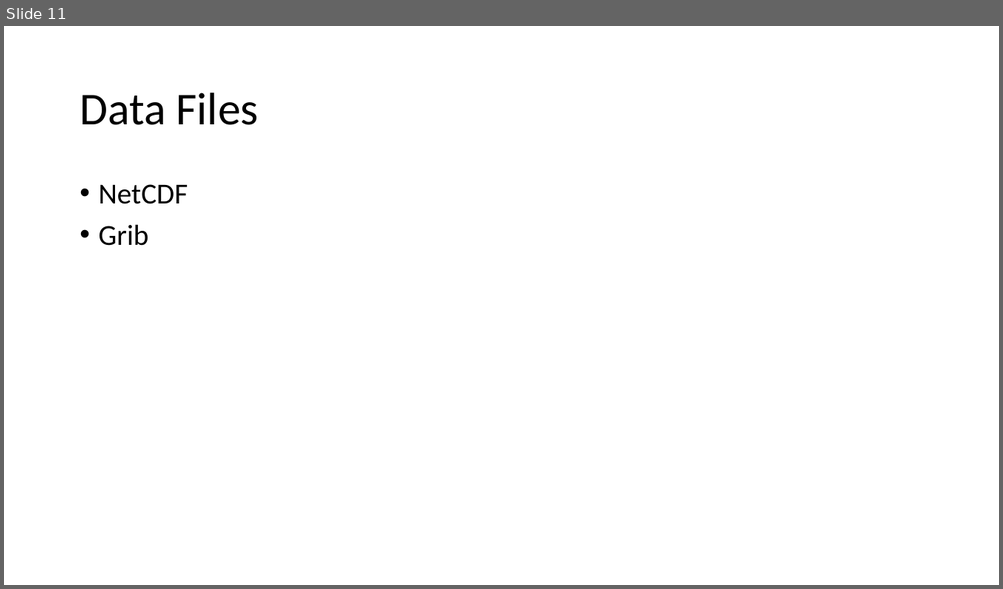
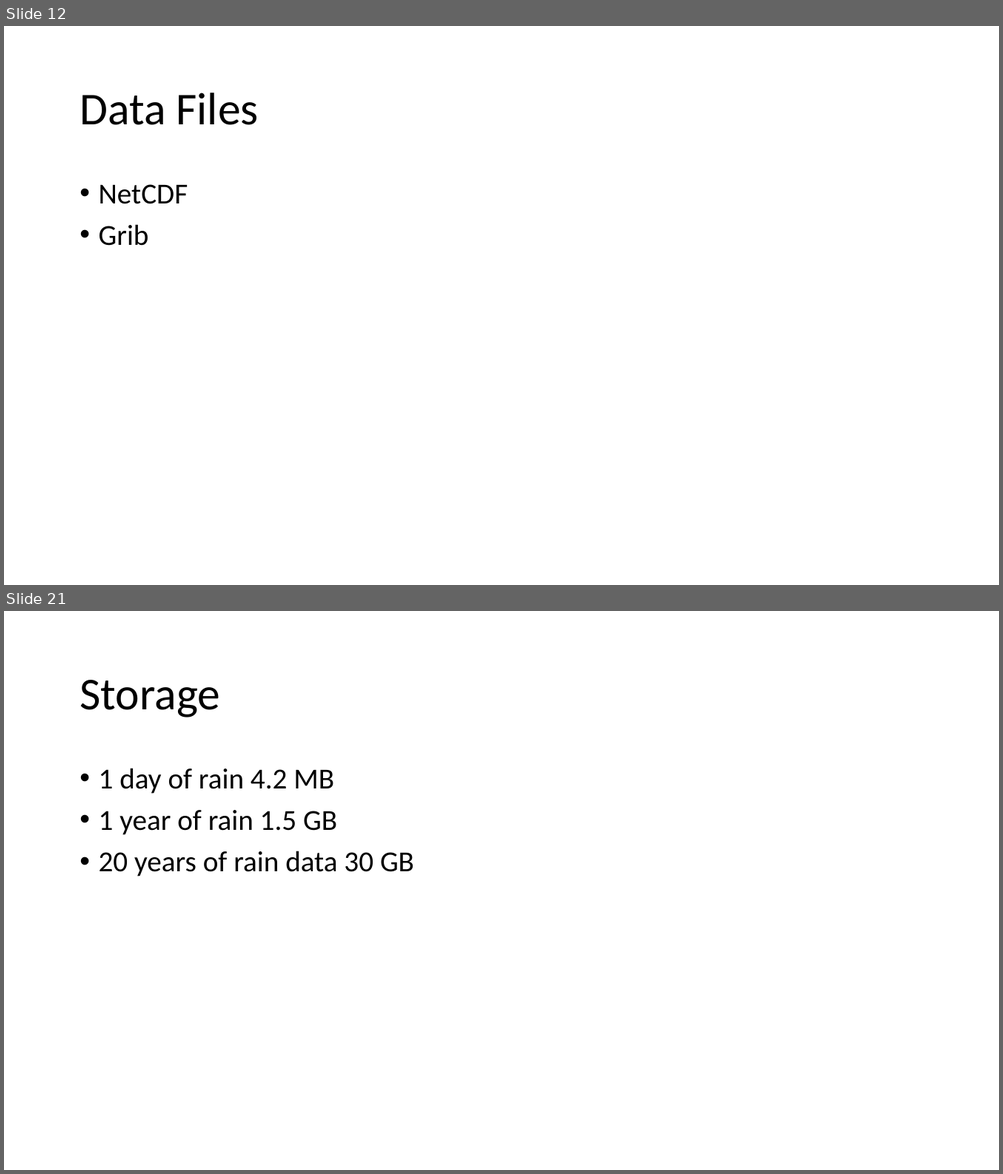
Before and after one commit to billinkc/presentations, a slide deck: IntegratingWeatherData/IntegratingWeatherData.pptx. Shown one above the other, each under a label of ours: slide 11 before the commit, slides 12 and 21 after it; the slides between them are not shown. The pictures are 1003x589 and 1003x1174 pixels, drawn with LibreOffice and Linux fonts; fonts in the diff are those of the drawing. Boxes give left, top, right and bottom in pixels: in the first picture for what was removed or moved away, otherwise in the second. Text is boxed around its words. In the diff, an @@ line names an element or a change of style, - is before the commit and + after.

```diff
--- a/IntegratingWeatherData/IntegratingWeatherData.pptx
+++ b/IntegratingWeatherData/IntegratingWeatherData.pptx
@@ slide 21 added at <box>4,611,999,1170</box>, background #FFFFFF @@
@@ title added at <box>79,680,220,718</box>, 44 pt, text #000000 @@
+Storage
@@ text added at <box>99,768,414,877</box>, 28 pt, text #000000 @@
+• 1 day of rain 4.2 MB
+• 1 year of rain 1.5 GB
+• 20 years of rain data 30 GB
@@ what was slide 11 is now slide 12 @@
```
Also in this commit, not shown: 3 slides changed, 11 other slides added, 1 slide removed, 1 other file.
